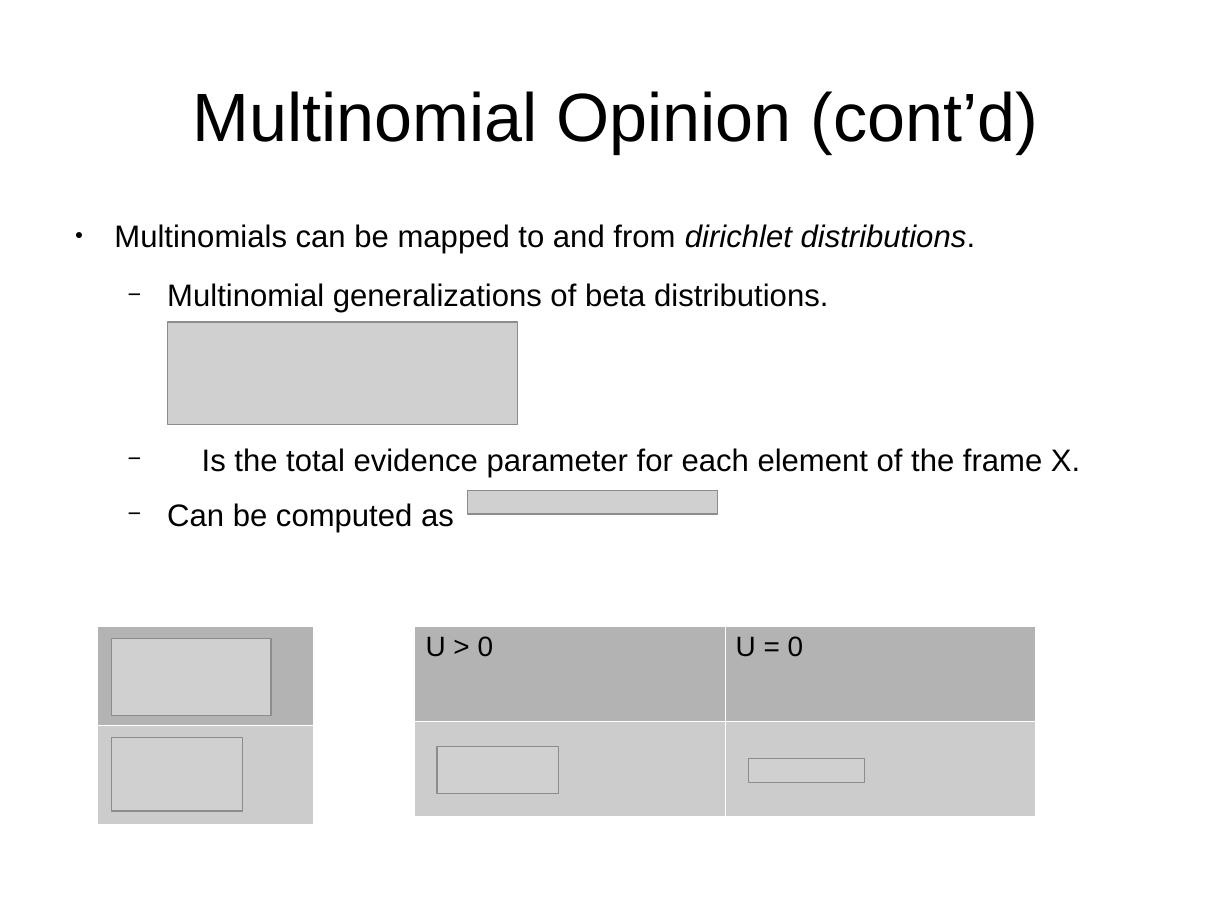
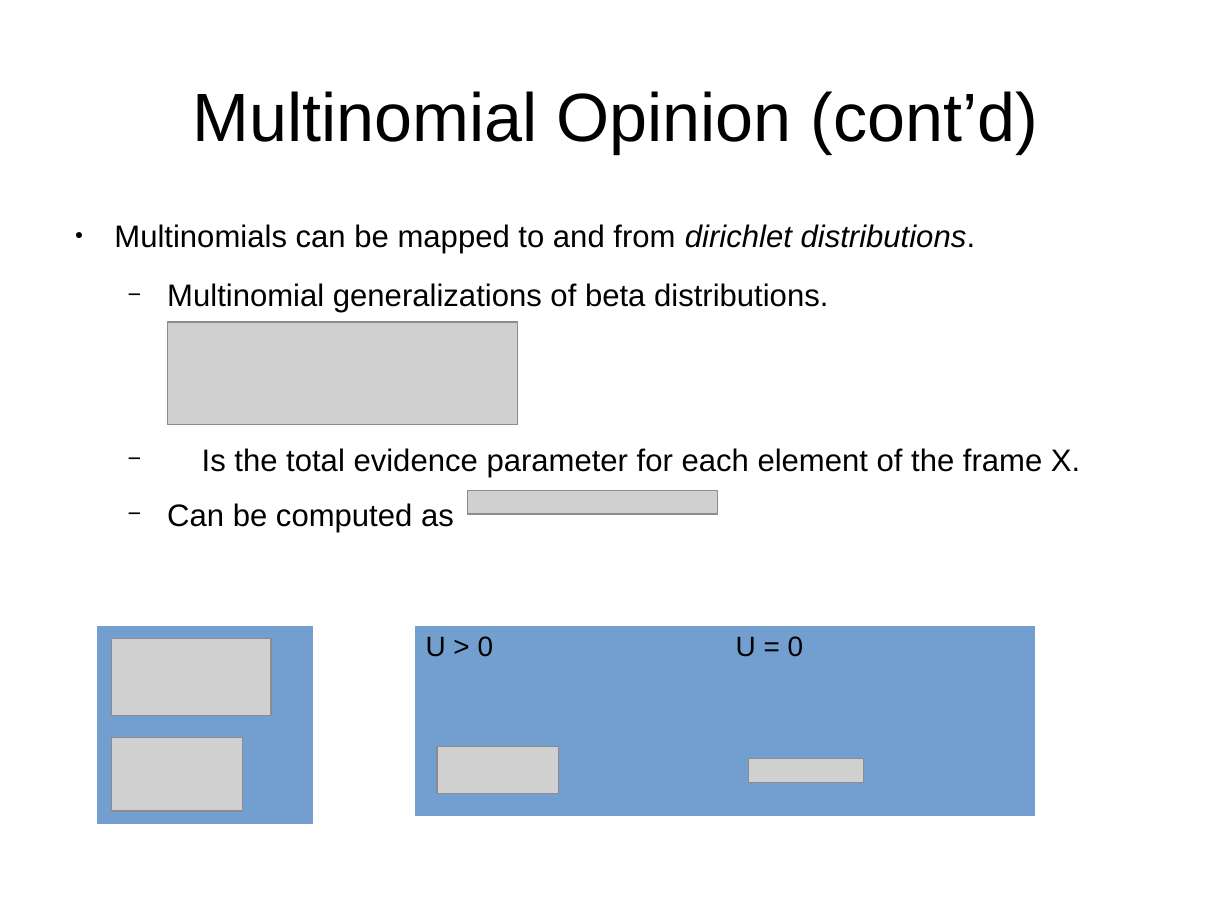
Before and after one commit to bstamour/SLHS, a slide deck: slide 18 of docs/proposal-from-bob.odp. Drawn at 1232x924 pixels with LibreOffice and Linux fonts; fonts in the diff are those of the drawing; grey boxes stand for pictures; background and template pictures are left out. Boxes give left, top, right and bottom in pixels: in the first picture for what was removed or moved away, otherwise in the second. Text is boxed around its words. In the diff, an @@ line names an element or a change of style, - is before the commit and + after.

Commit message:
hyper opinion slide.

```diff
--- a/docs/proposal-from-bob.odp
+++ b/docs/proposal-from-bob.odp
@@ table at <box>97,626,313,824</box> @@
@@ fill #B3B3B3 to #729FCF in row 1, column 1 @@
@@ fill #CCCCCC to #729FCF in row 2, column 1 @@
@@ borders changed @@
@@ table at <box>415,626,1036,816</box> @@
@@ fill #B3B3B3 to #729FCF in row 1 @@
@@ fill #CCCCCC to #729FCF in row 2 @@
@@ borders changed @@
```
Also in this commit, not shown: 6 other slides changed, 2 slides added.
